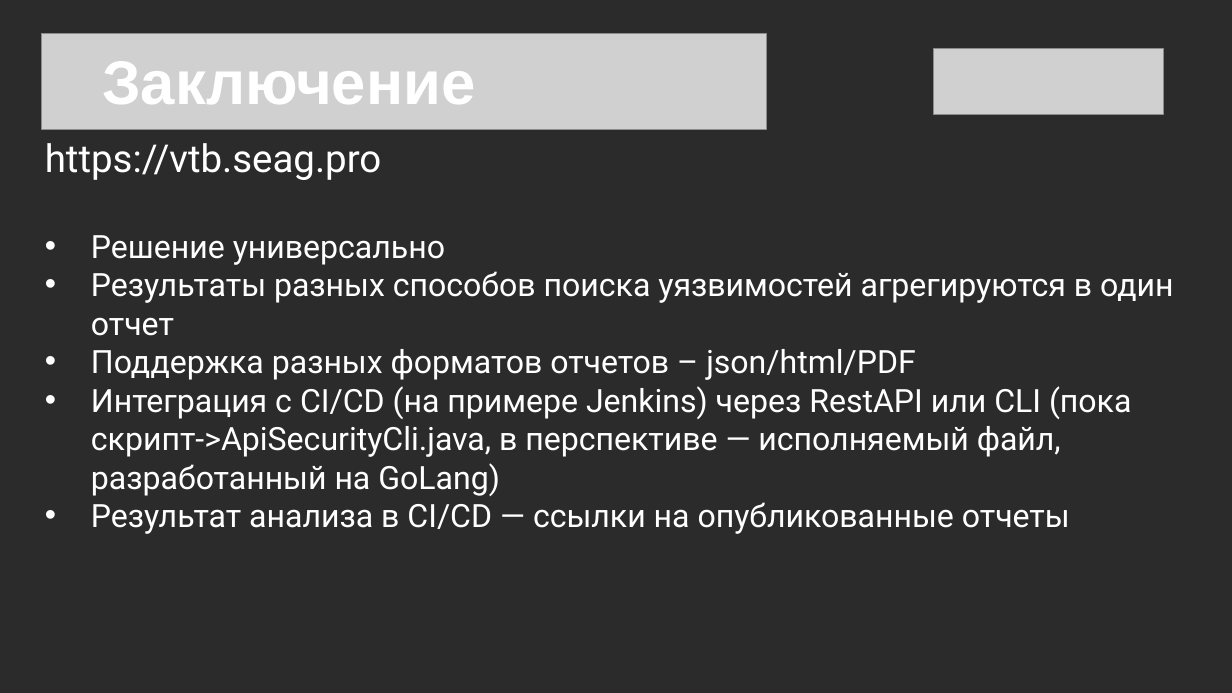
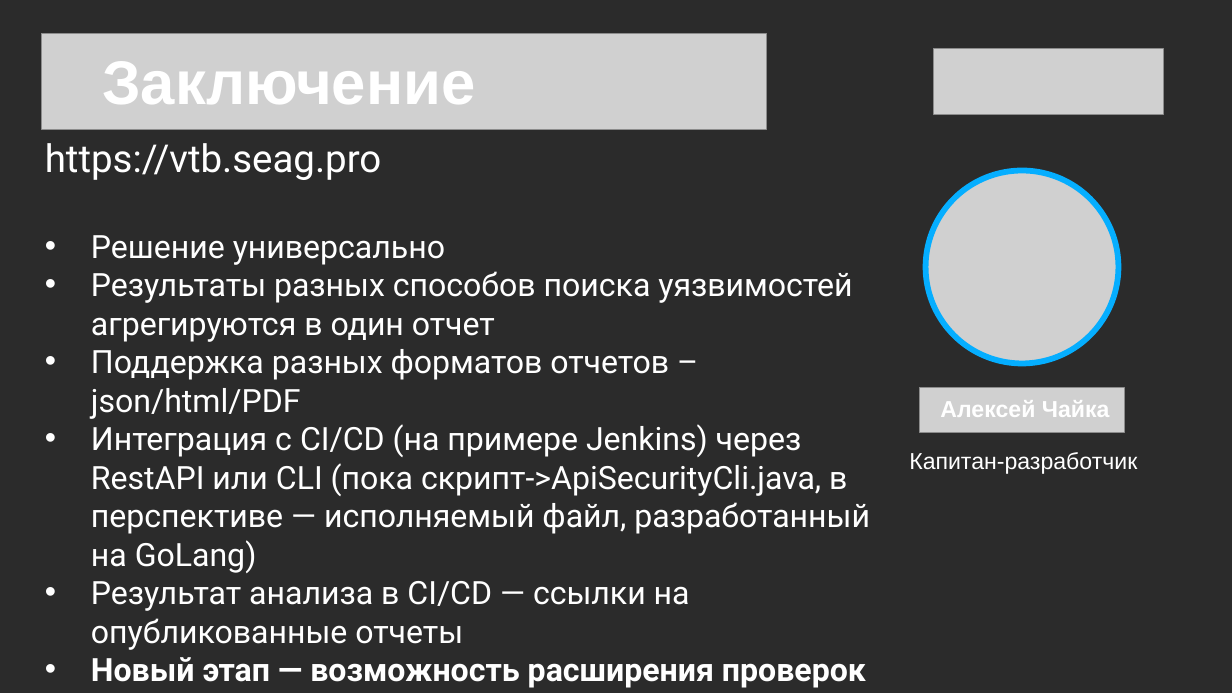
Before and after one commit to ChaikaAM/vtb-hackathon, a slide deck: slide 19 of documentation/presentation/SeagullNest-Team293.pptx (slide 16 before the commit). Drawn at 1232x693 pixels with LibreOffice and Linux fonts; fonts in the diff are those of the drawing; grey boxes stand for pictures; background and template pictures are left out; a plain dark background stands for a picture behind light text. Boxes give left, top, right and bottom in pixels: in the first picture for what was removed or moved away, otherwise in the second. Text is boxed around its words. In the diff, an @@ line names an element or a change of style, - is before the commit and + after.

```diff
--- a/documentation/presentation/SeagullNest-Team293.pptx
+++ b/documentation/presentation/SeagullNest-Team293.pptx
@@ picture added at (926,171,1119,364) @@
@@ picture added at (920,388,1124,433) @@
@@ text added at (940,400,1110,417), 18 pt, text #FFFFFF, bold @@
+Алексей Чайка
@@ text added at (909,452,1137,474), 18 pt, text #FFFFFF @@
+Капитан-разработчик
@@ text at (91,657,866,688): paragraph added @@
+• Новый этап — возможность расширения проверок пользовательскими
```
Also in this commit, not shown: 4 other slides changed, 3 slides added, 1 slide removed, 40 other files.
